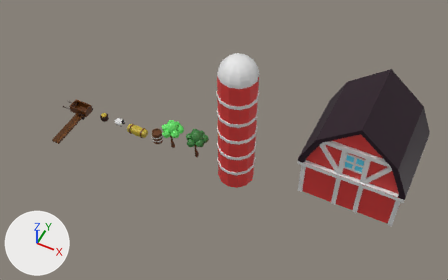
Before and after pictures for a commit that changed the FBX model Assets/Materials/Models/Low_Poly_Barn.fbx.
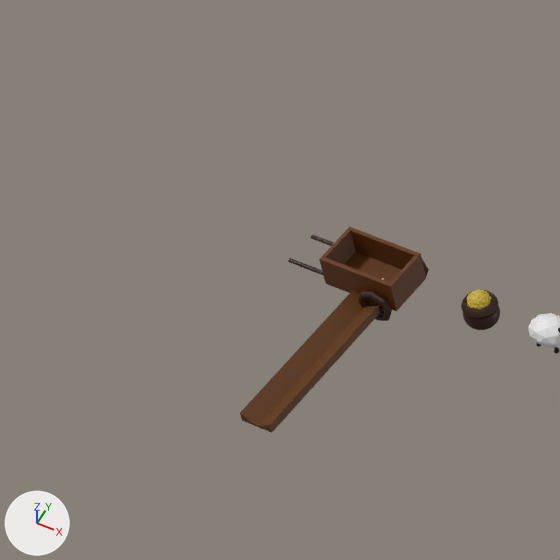
Each version is shown whole from a 50 mm camera at (84.3, -86.0, 117.2) aimed at (42.1, -1.6, 11.6), then close up on the part from 0% to 27% of the width and 18% to 61% of the height. Every picture has the same lights, and +X, +Y and +Z are marked at lower left. The older version's two pictures come first. Where no turn or scale is listed for an object, it has been applied to the vertices.

Names of what the first close-up shows: 'SeedPatch', 'Sheep', 'WheatPile', 'WheelBarrow'.
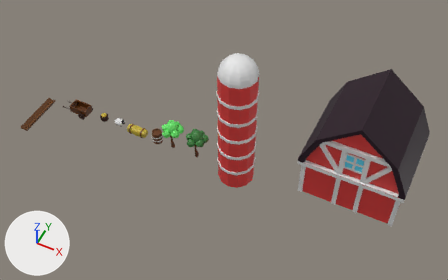
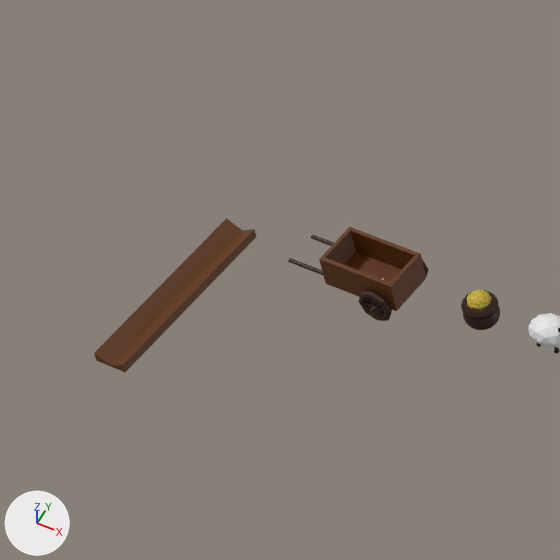
Location of each change, [x1, y1, x2, y2] in pixels of the close-ups (560 x 560 px):
'SeedPatch', moved
    before: [240, 273, 381, 433]
    after: [94, 218, 257, 372]

The change, as a list of edits to the scene's bpy script:
```text
Change ob_seedpatch:
    ob_seedpatch.location: (0.0, -1.0, 1.0) -> (-10.0, -1.0, 1.0)
```
